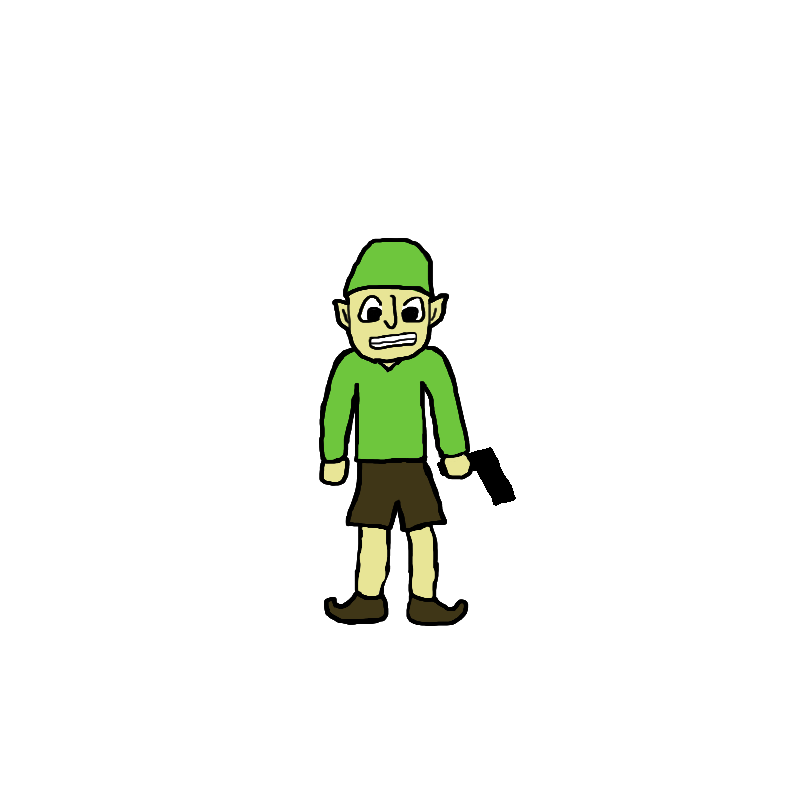
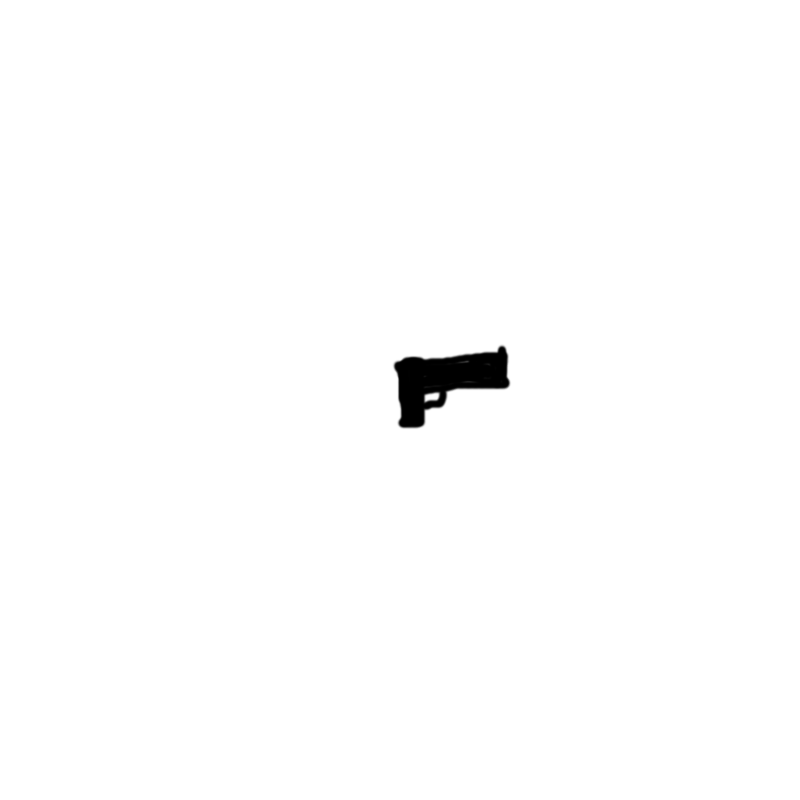
Before/after of a 800 × 800 layered artwork. What changed in the layer stack:
added layer "GunNorm" above "base" over [391, 343, 512, 430]
hid "base" over [319, 238, 475, 626]
hid "Gun" over [437, 447, 516, 506]
